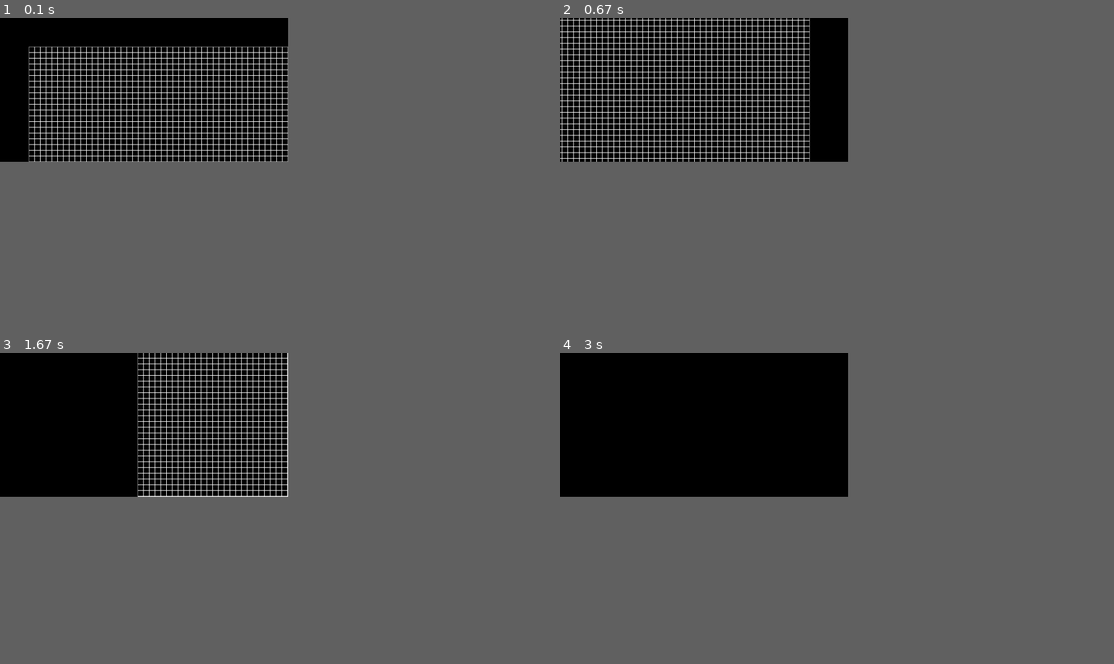
Above: before the commit, frames 1-4 (two rows, left to right).
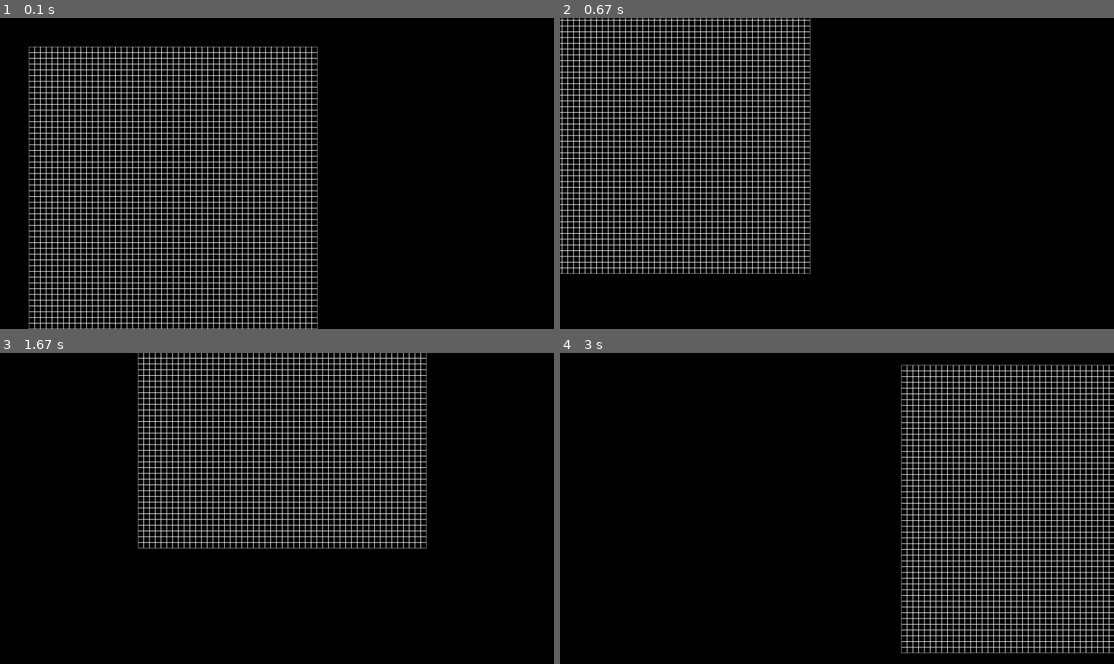
Above: after the commit, the same moments.

Repository: Lyagva/YLyceum-pygame-project
Game: pygame game, started from map_redact/main.py
Two runs of this game, one before a commit and one after it. Both use one fixed random seed, a clock stepped at 60 frames per second and the inputs below.
Inputs (mouse positions are in pixels of both pictures, inside the frame that each line leads up to):
- Up to frame 1 (0.1 s): no input
- Up to frame 2 (0.67 s): press the mouse at (731, 189) at 0.37 s; move the mouse to (698, 157) at 0.47 s; release the mouse at (665, 126) at 0.6 s
- Up to frame 3 (1.67 s): press the mouse at (121, 480) at 0.7 s; move the mouse to (227, 533) at 0.8 s; release the mouse at (326, 586) at 0.93 s; press the mouse at (310, 545) at 1.03 s; move the mouse to (321, 527) at 1.13 s; release the mouse at (337, 508) at 1.27 s; press the mouse at (337, 527) at 1.37 s; move the mouse to (310, 461) at 1.47 s; release the mouse at (282, 396) at 1.6 s
- Up to frame 4 (3 s): press the mouse at (842, 449) at 1.7 s; move the mouse to (831, 536) at 1.8 s; release the mouse at (825, 620) at 1.93 s; press the mouse at (825, 545) at 2.03 s; move the mouse to (753, 552) at 2.13 s; release the mouse at (681, 558) at 2.27 s; press the mouse at (692, 552) at 2.37 s; move the mouse to (792, 483) at 2.47 s; release the mouse at (897, 418) at 2.6 s; press the mouse at (886, 474) at 2.7 s; move the mouse to (964, 502) at 2.8 s; release the mouse at (1047, 533) at 2.93 s
In our replay, the window is 468x234 before the commit and 900x506 after it. These sizes can differ from the game's own. Grey fills any space a smaller window leaves; there, only what the larger window draws over its background counts as a difference.

The runs differ from the first frame. In frame 1, 15% of the frame differs, in the area x 5-58%, y 9-100%; in frame 2, 11%; in frame 3, 11%; in frame 4, 12%.

Commit message:
незначительные изменения

Diff:
--- a/map_redact/main.py
+++ b/map_redact/main.py
@@ -105,13 +105,13 @@
 class App:
     def __init__(self):
         pg.init()
-        self.screen_size = (1000, 500)
-        self.screen = pg.display.set_mode(self.screen_size)
+        self.screen_size = (1920, 1080)
+        self.screen = pg.display.set_mode(self.screen_size, pg.FULLSCREEN)
         self.clock = pg.time.Clock()
 
         self.screen_rect = pg.Rect(0, 0, self.screen_size[0], self.screen_size[1])
 
-        self.zoom = 0.5
+        self.zoom = 1
         self.scrolling = 100
         self.process = None
         self.fps = 120
@@ -138,6 +138,10 @@
                 if event.type == pg.QUIT:
                     self.running = False
 
+                elif event.type == pg.KEYDOWN:
+                    if event.key == pg.K_ESCAPE:
+                        self.running = False
+
                 elif event.type == pg.MOUSEBUTTONDOWN:
                     if event.button == 1:
                         mouse_pos = event.pos
@@ -151,8 +155,7 @@
                         mouse_pos = event.pos
                         if toolboard.chosen:
                             if pg.Rect(folders[toolboard.chosen].left, folders[toolboard.chosen].top, folders[toolboard.chosen].width * folders[toolboard.chosen].cell_size, folders[toolboard.chosen].height * folders[toolboard.chosen].cell_size).collidepoint(mouse_pos):
-                                folders[toolboard.chosen].top -= self.scrolling if len(folders[toolboard.chosen].board) * folders[toolboard.chosen].cell_size + folders[toolboard.chosen].top > self.screen_size[1] else 0
-
+                                folders[toolboard.chosen].top += self.scrolling
                         elif pg.Rect(board.left, board.top, board.width * board.cell_size,
                                      board.height * board.cell_size).collidepoint(mouse_pos):
                             board.cell_size += self.zoom
@@ -161,11 +164,11 @@
                         mouse_pos = event.pos
                         if toolboard.chosen:
                             if pg.Rect(folders[toolboard.chosen].left, folders[toolboard.chosen].top, folders[toolboard.chosen].width * folders[toolboard.chosen].cell_size, folders[toolboard.chosen].height * folders[toolboard.chosen].cell_size).collidepoint(mouse_pos):
-                                folders[toolboard.chosen].top += self.scrolling if folders[toolboard.chosen].top < 0 else 0
+                                folders[toolboard.chosen].top -= self.scrolling
 
                         if pg.Rect(board.left, board.top, board.width * board.cell_size,
                                    board.height * board.cell_size).collidepoint(mouse_pos):
-                            board.cell_size -= self.zoom
+                            board.cell_size -= self.zoom if board.cell_size >= 5 else 0
 
                 elif event.type == pg.MOUSEMOTION:
                     if self.process:
